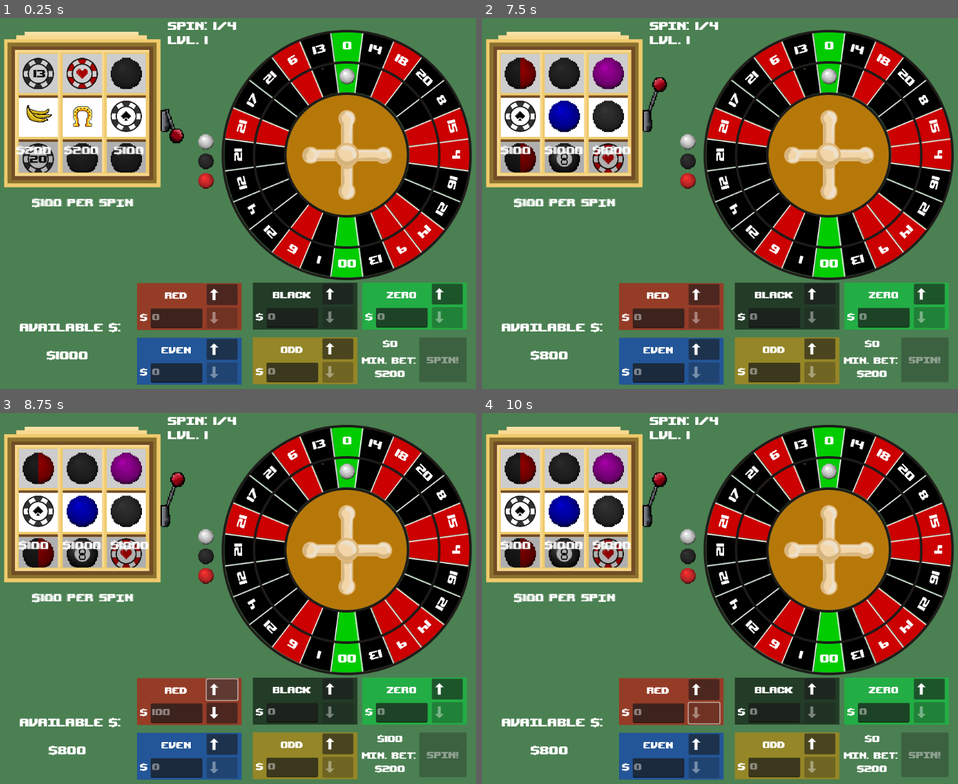
Above: before the commit, frames 1-4 (two rows, left to right).
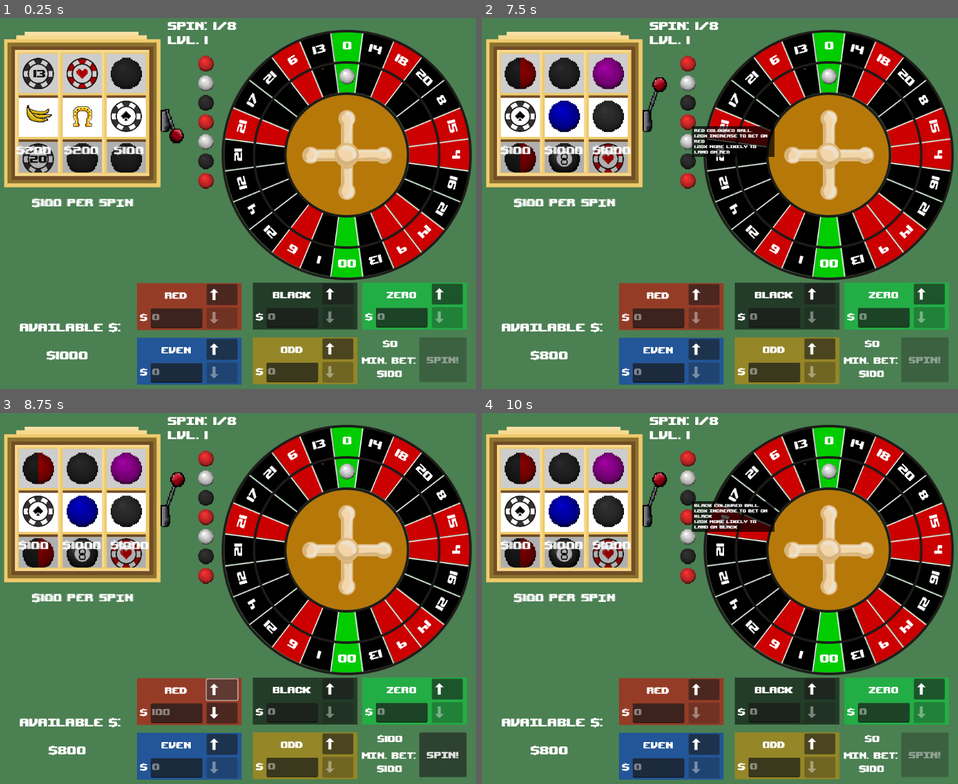
Above: after the commit, the same moments.

Repository: RossRKK/gmtk-game-jam-2025
Game: Godot game, scene res://scenes/roulette_scene.tscn
Same seed, same stepped clock (60 frames per second), same inputs: the game is played once before the commit and once after it. Sound files missing from this copy of the repository are replaced by a short silence.
Inputs (mouse positions are in pixels of both pictures, inside the frame that each line leads up to):
- Up to frame 1 (0.25 s): no input
- Up to frame 2 (7.5 s): click (520, 114) at 0.52 s; click (562, 114) at 1.27 s; click (605, 114) at 2.02 s; click (653, 107) at 2.75 s; click (653, 107) at 3.5 s; click (686, 181) at 4.27 s; click (686, 162) at 5.02 s; click (686, 140) at 5.77 s; click (829, 77) at 6.52 s; click (686, 121) at 7.27 s
- Up to frame 3 (8.75 s): click (223, 691) at 8.02 s
- Up to frame 4 (10 s): click (705, 713) at 8.75 s; click (686, 498) at 9.52 s

The runs differ from the first frame. In frame 1, 0.5% of the frame differs, in the area x 41-86%, y 1-97%; in frame 2, 1.6%; in frame 3, 1.7%, in the area x 41-98%, y 1-99%; in frame 4, 1.7%.

Commit message:
Added reject sound for when you can;t afford a power up

Diff:
--- a/scripts/game.gd
+++ b/scripts/game.gd
@@ -7,9 +7,9 @@
 var event_bus: EventBus = EventBus.new()
 var player_inventory: PlayerInventory = PlayerInventory.new()
 
-var base_minimum_bet := 200.
+var base_minimum_bet := 100.
 
-var NUM_SPINS_PER_LEVEL := 4
+var NUM_SPINS_PER_LEVEL := 8
 
 var num_spins := 0
 
--- a/scripts/power_up.gd
+++ b/scripts/power_up.gd
@@ -98,15 +98,20 @@
 	return base_price * (Game.get_instance().level() ** 2)
 
 func _on_pressed() -> void:
-	# just cheat and remove our texture and disable
-	texture_normal = null
-	texture_hover = null
-	mouse_default_cursor_shape = Control.CURSOR_ARROW
-	disabled = true # disable the button to prevent a double activate
-
-	game.player_inventory.update_money(-price())
-	activate()
-	game.last_used_power_up = self
+	if game.player_inventory.available_money > (price() + game.minimum_bet()):
+		# just cheat and remove our texture and disable
+		texture_normal = null
+		texture_hover = null
+		mouse_default_cursor_shape = Control.CURSOR_ARROW
+		disabled = true # disable the button to prevent a double activate
+		game.player_inventory.update_money(-price())
+		activate()
+		game.last_used_power_up = self
+	else:
+		var reject_sound = AudioStreamPlayer2D.new()
+		reject_sound.stream = preload("res://assets/sound/reject.wav")
+		add_child(reject_sound)
+		reject_sound.play()
 
 
 func description():
Not shown, added: assets/sound/reject.wav.import
Not shown, added: assets/sound/reject.wav
Not shown, added: build/web/.DS_Store
Not shown, changed: build/web/Archive.zip
Not shown, changed: build/web/index.html
Not shown, changed: build/web/index.pck
